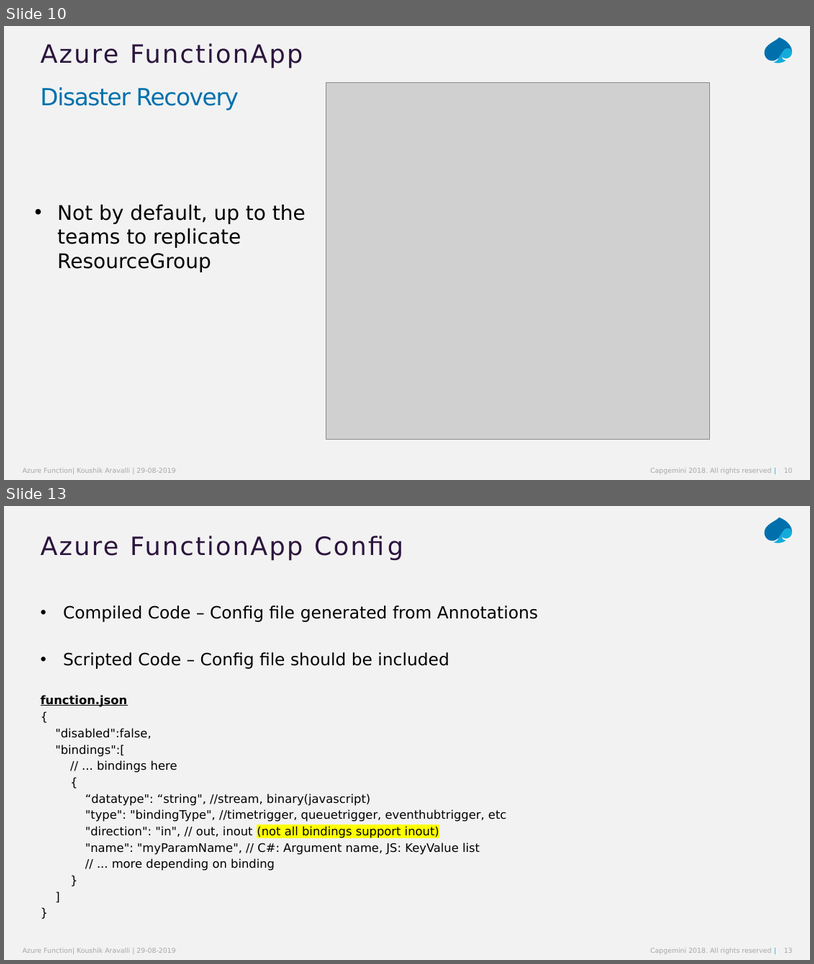
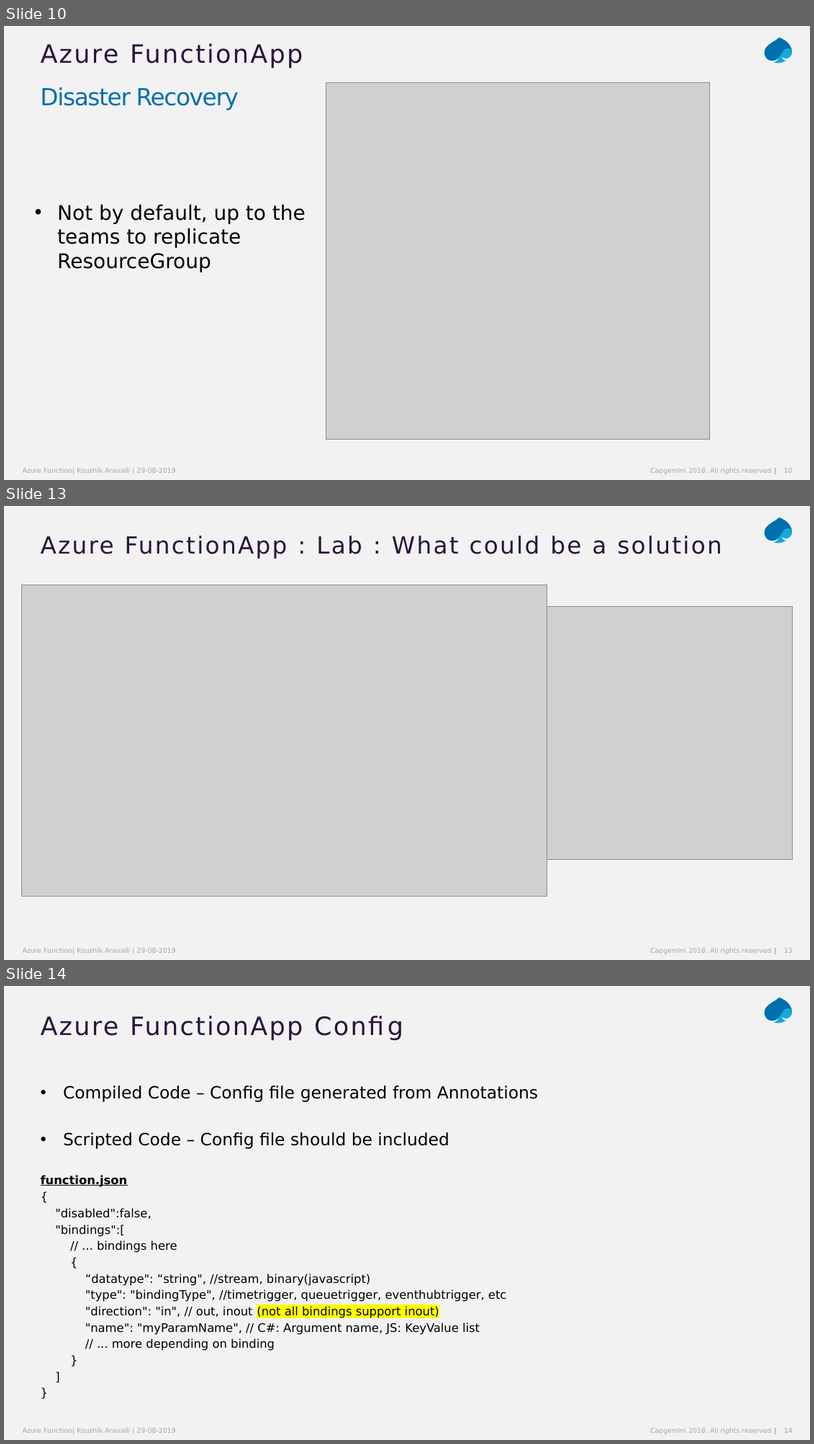
Before and after one commit to koushik-aravalli/az-function-lab, a slide deck: Azure-Function-203.pptx. Shown one above the other, each under a label of ours: slides 10 and 13 before the commit, slides 10, 13 and 14 after it; the slides between them are not shown. The pictures are 814x964 and 814x1444 pixels, drawn with LibreOffice and Linux fonts; fonts in the diff are those of the drawing; grey boxes stand for pictures. Boxes give left, top, right and bottom in pixels: in the first picture for what was removed or moved away, otherwise in the second. Text is boxed around its words. In the diff, an @@ line names an element or a change of style, - is before the commit and + after.

```diff
--- a/Azure-Function-203.pptx
+++ b/Azure-Function-203.pptx
@@ slide 13 added at (4, 506, 810, 960), background #F2F2F2; not listed: 5 template elements that a slide beside it also shows @@
@@ title added at (41, 536, 722, 559), 28 pt, text #2B143D @@
+Azure FunctionApp : Lab : What could be a solution
@@ picture added at (21, 585, 548, 896) @@
@@ picture added at (548, 606, 793, 860) @@
@@ what was slide 13 is now slide 14 @@
@@ page number at (784, 1427, 793, 1432): text changed @@
-13
+14
```
Also in this commit, not shown: 2 slides changed, 1 other slide added, 1 slide removed.
